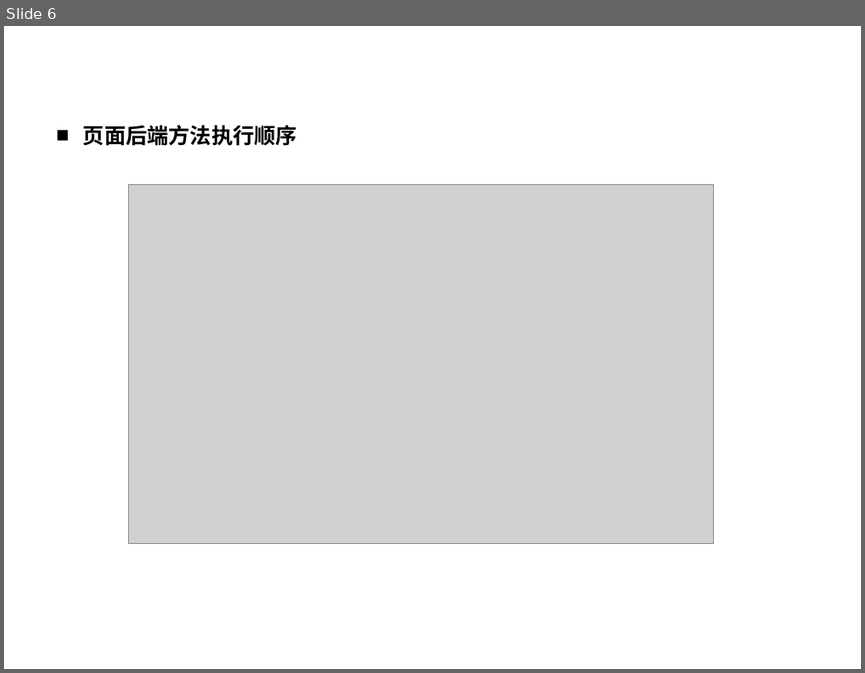
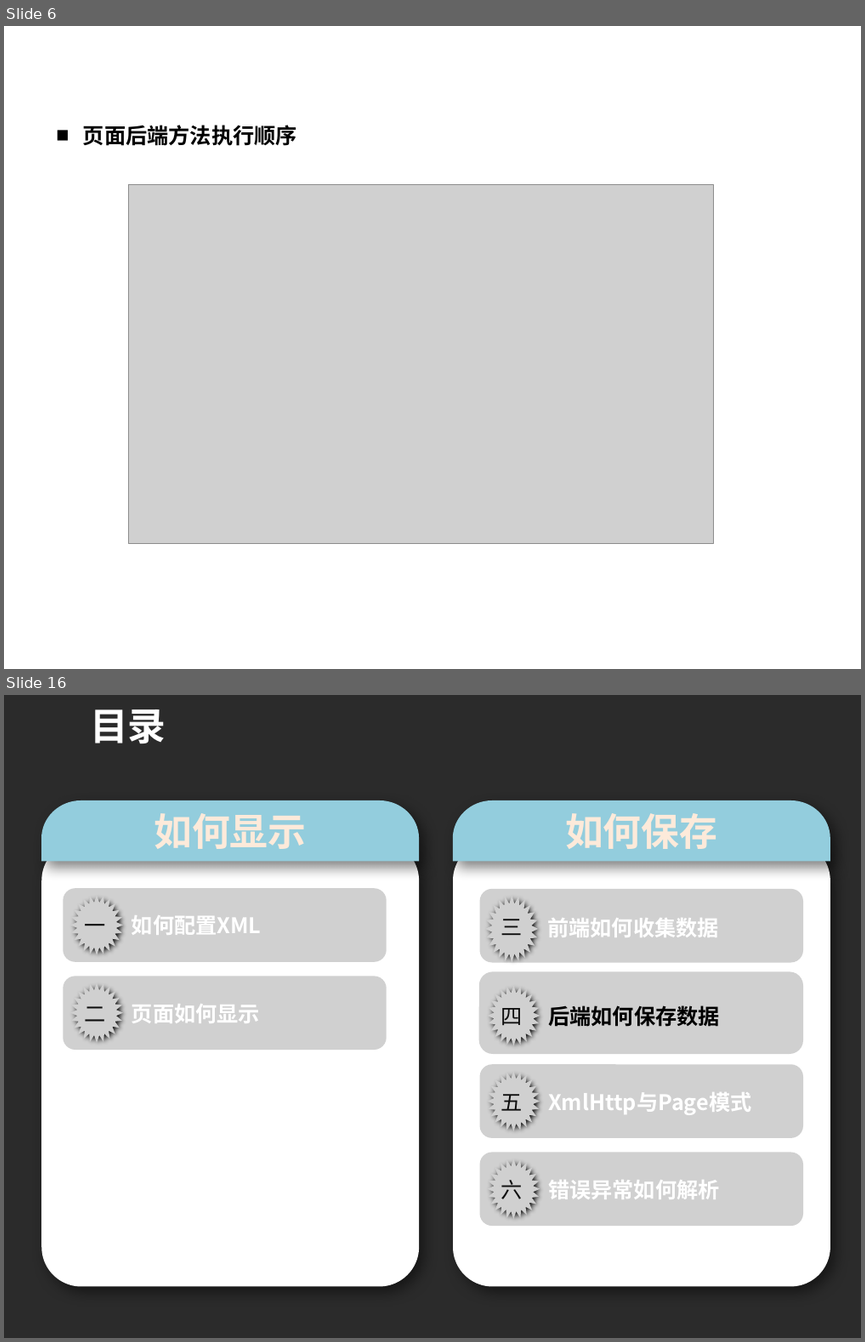
Before and after one commit to cwzyj157/Document, a slide deck: 技术分享/讲解AppForm.pptx. Shown one above the other, each under a label of ours: slide 6 before the commit, slides 6 and 16 after it; the slides between them are not shown. The pictures are 865x673 and 865x1342 pixels, drawn with LibreOffice and Linux fonts; fonts in the diff are those of the drawing; grey boxes stand for pictures; background and template pictures are left out; a plain dark background stands for a picture behind light text. Boxes give left, top, right and bottom in pixels: in the first picture for what was removed or moved away, otherwise in the second. Text is boxed around its words. In the diff, an @@ line names an element or a change of style, - is before the commit and + after.

```diff
--- a/技术分享/讲解AppForm.pptx
+++ b/技术分享/讲解AppForm.pptx
@@ slide 16 added at <box>4,695,861,1338</box>, background picture (left out) @@
@@ text added at <box>90,709,166,743</box>, 32 pt, text #FFFFFF, bold @@
+目录
@@ freeform shape added at <box>41,800,420,862</box>, fill #93CDDD, 32 pt, text #FDEADA, bold @@
+如何显示
@@ freeform shape added at <box>453,800,831,862</box>, fill #93CDDD, 32 pt, text #FDEADA, bold @@
+如何保存
@@ rounded rectangle added at <box>41,840,419,1287</box>, fill #FFFFFF @@
@@ rounded rectangle added at <box>453,840,830,1287</box>, fill #FFFFFF @@
@@ picture added at <box>479,889,802,962</box> @@
@@ picture added at <box>485,896,539,962</box> @@
@@ group added at <box>64,888,386,961</box>: 2 pictures, 2 texts @@
+如何配置XML
+一
@@ text added at <box>500,919,522,935</box>, 18 pt, text #0D0D0D @@
+三
@@ text added at <box>547,918,719,937</box>, 18 pt, text #FFFFFF, bold @@
+前端如何收集数据
@@ picture added at <box>478,972,802,1054</box> @@
@@ picture added at <box>488,986,540,1045</box> @@
@@ group added at <box>64,976,386,1049</box>: 2 pictures, 2 texts @@
+页面如何显示
+二
@@ text added at <box>501,1008,522,1025</box>, 18 pt, text #0D0D0D @@
+四
@@ text added at <box>548,1005,720,1027</box>, 18 pt, text #000000, bold @@
+后端如何保存数据
@@ group added at <box>479,1064,802,1138</box>: 2 pictures, 2 texts @@
+XmlHttp与Page模式
+五
@@ group added at <box>479,1151,802,1225</box>: 2 pictures, 2 texts @@
+错误异常如何解析
+六
```
Also in this commit, not shown: 10 slides changed, 8 other slides added, 1 slide removed, 2 other files.
